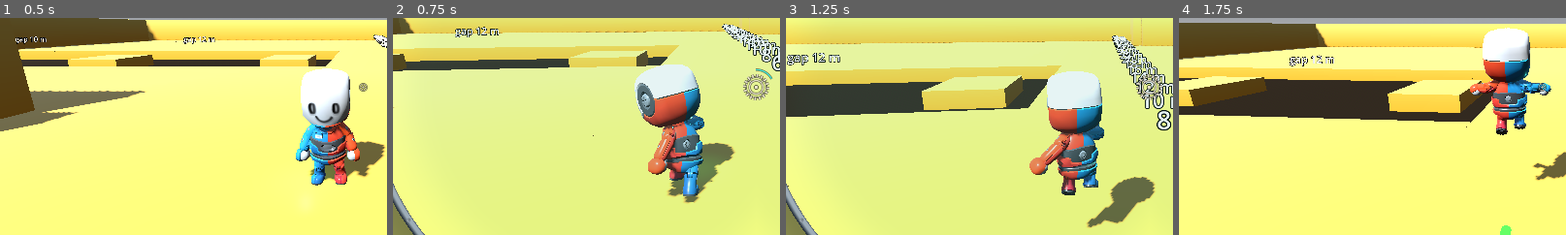
Above: before the commit, frames 1-4 (left to right).
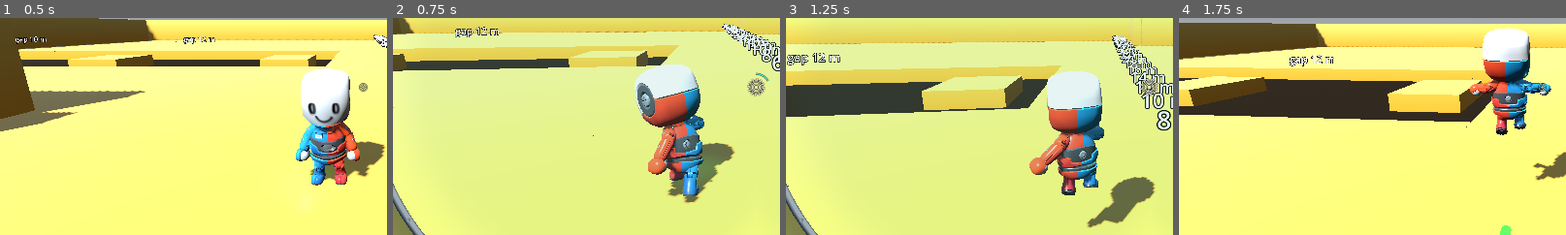
Above: after the commit, the same moments.

Repository: bistlaudio/Attimo
Game: Godot game, scene res://scenes/test/movement_gym.tscn
Two runs of this game, one before a commit and one after it. Both use one fixed random seed, a clock stepped at 60 frames per second and the inputs below.
Inputs (mouse positions are % of the whole screen's width and height, from its top left):
- Up to frame 1 (0.5 s): no input
- Up to frame 2 (0.75 s): tap Enter at 0.5 s; move the mouse to (55, 50) at 0.52 s; hold W (move_forward) from 0.53 s (still down); hold Right mouse button (aim) from 0.53 s (still down); click (55, 50) at 0.67 s
- Up to frame 3 (1.25 s): keep holding W (move_forward); keep holding Right mouse button (aim); tap Space (jump) at 0.77 s
- Up to frame 4 (1.75 s): keep holding W (move_forward); move the mouse to (45, 50) at 1.27 s; release Right mouse button (aim) at 1.28 s; tap Middle mouse button (camera_recenter) at 1.35 s; tap Space (jump) at 1.52 s
The pictures show only the part of the screen within x 3-53%, y 34-84%; the shares and areas given below are measured in that part.

Frame 1 is identical in both runs. In frame 2, 0.6% of the frame differs, in the area x 90-98%, y 23-38%; in frame 3, 0.5%; in frame 4, nothing differs.

Commit message:
tune(hud): smaller goggle reticle
Co-Authored-By: Claude Sonnet 5.5 <noreply@anthropic.com>

Diff:
--- a/attimo/scripts/ui/crosshair.gd
+++ b/attimo/scripts/ui/crosshair.gd
@@ -18,20 +18,20 @@
 ## Radius of the centre dot in pixels.
 @export var dot_radius: float = 2.0
 ## Radius of the thin ring in pixels.
-@export var ring_radius: float = 11.0
+@export var ring_radius: float = 7.0
 ## Line width of the ring in pixels.
-@export var ring_width: float = 1.8
+@export var ring_width: float = 1.4
 ## Length of the four notches on the ring in pixels.
-@export var notch_length: float = 4.5
+@export var notch_length: float = 3.0
 ## Screen height in pixels at which the pixel sizes below apply 1:1; the HUD scales with height / this.
 @export var ui_reference_height: float = 720.0
 @export_group("Gear ring")
 ## Gap between the reticle ring and the gear ring in pixels.
-@export var gear_gap: float = 6.0
+@export var gear_gap: float = 4.0
 ## Length of the gear teeth in pixels.
-@export var gear_tooth_length: float = 4.0
+@export var gear_tooth_length: float = 3.0
 ## Number of gear teeth.
-@export var gear_teeth: int = 16
+@export var gear_teeth: int = 12
 ## Idle rotation of the gear ring in degrees per second.
 @export var gear_speed_deg: float = 25.0
 ## Extra rotation speed at full charge in degrees per second.
